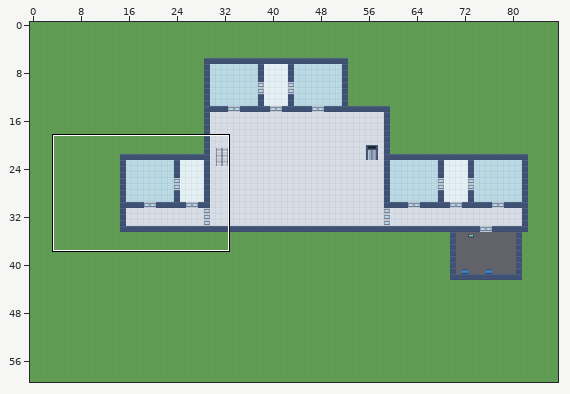
Two states of a Tiled map (JSON), hospital2d/maps/floor2.tmj. The first picture is a wide view before the edit; the outline marks the close-up.
Close-up. First the earlier version:
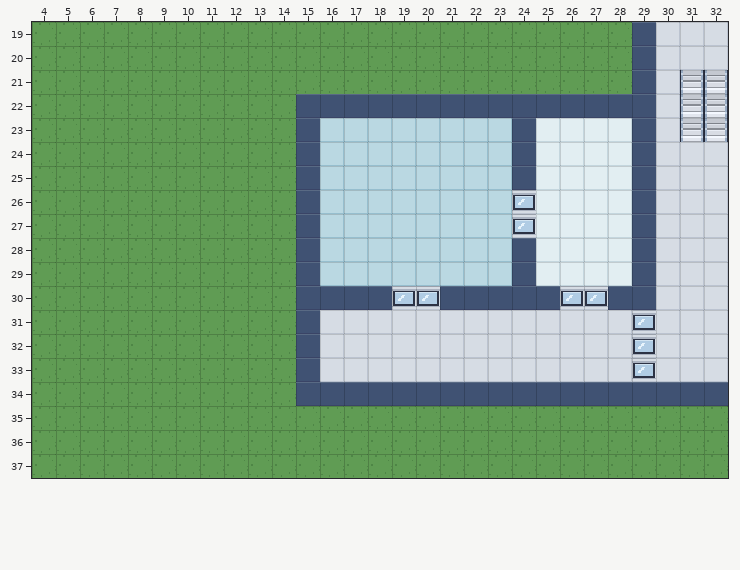
Cells are 16x16 px. Shown: x 4..32, y 19..37. The commit also changed other parts of the map, which this record leaves out.
The same view after the edit:
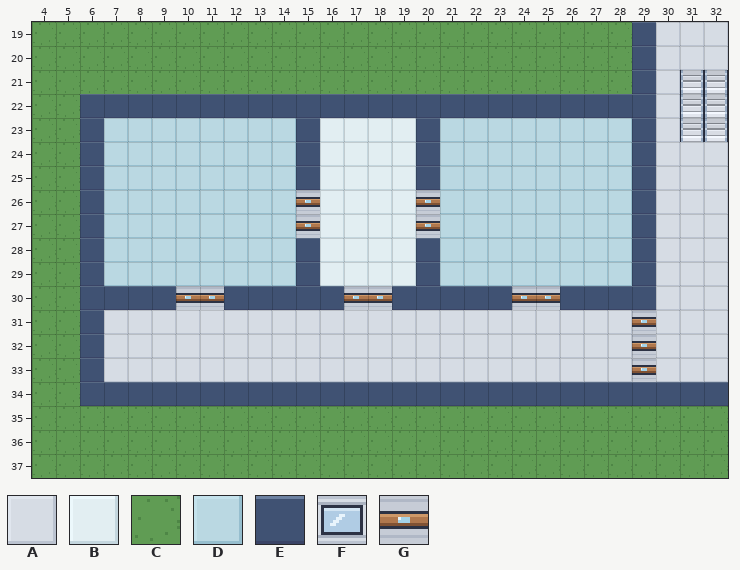
Key: from "hospital": A 45 "floor_corridor", B 46 "floor_disinfection", C 49 "floor_grass", D 54 "floor_surgery", E 57 "wall", F 58 "door", G 76 "door".
_ is an empty cell.
What changed:
Layer "ground":
y 22: x 6..14 CCCCCCCCC -> EEEEEEEEE
y 23..25: x 6..14 CCCCCCCCC -> EDDDDDDDD; x 16..20 DDDDD -> BBBBE; x 24..28 EBBBB -> DDDDD
y 26..27: x 6..20 CCCCCCCCCEDDDDD -> EDDDDDDDDGBBBBG; x 24..28 FBBBB -> DDDDD
y 28..29: x 6..14 CCCCCCCCC -> EDDDDDDDD; x 16..20 DDDDD -> BBBBE; x 24..28 EBBBB -> DDDDD
y 30: x 6..14 CCCCCCCCC -> EEEEGGEEE; x 17..20 EEFF -> GGEE; x 24..27 EEFF -> GGEE
y 31..33: x 6..15 CCCCCCCCCE -> EAAAAAAAAA; x 29 F -> G
y 34: x 6..14 CCCCCCCCC -> EEEEEEEEE
Changed places in both close-ups, as pixel boxes (x1, y1, x2, y2):
changed: (80, 94, 440, 406)
changed: (512, 118, 632, 310)
changed: (632, 310, 656, 382)
